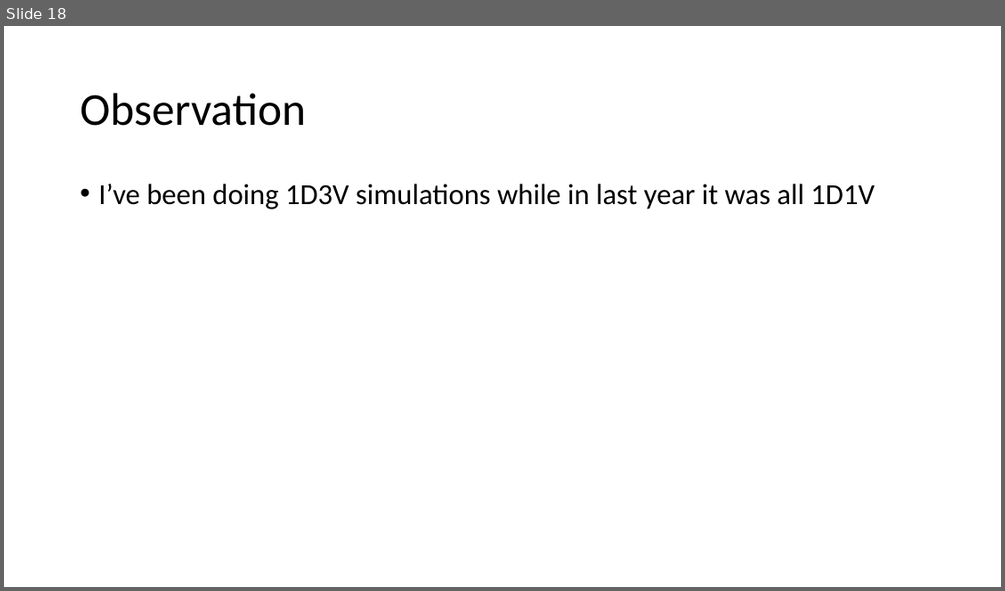
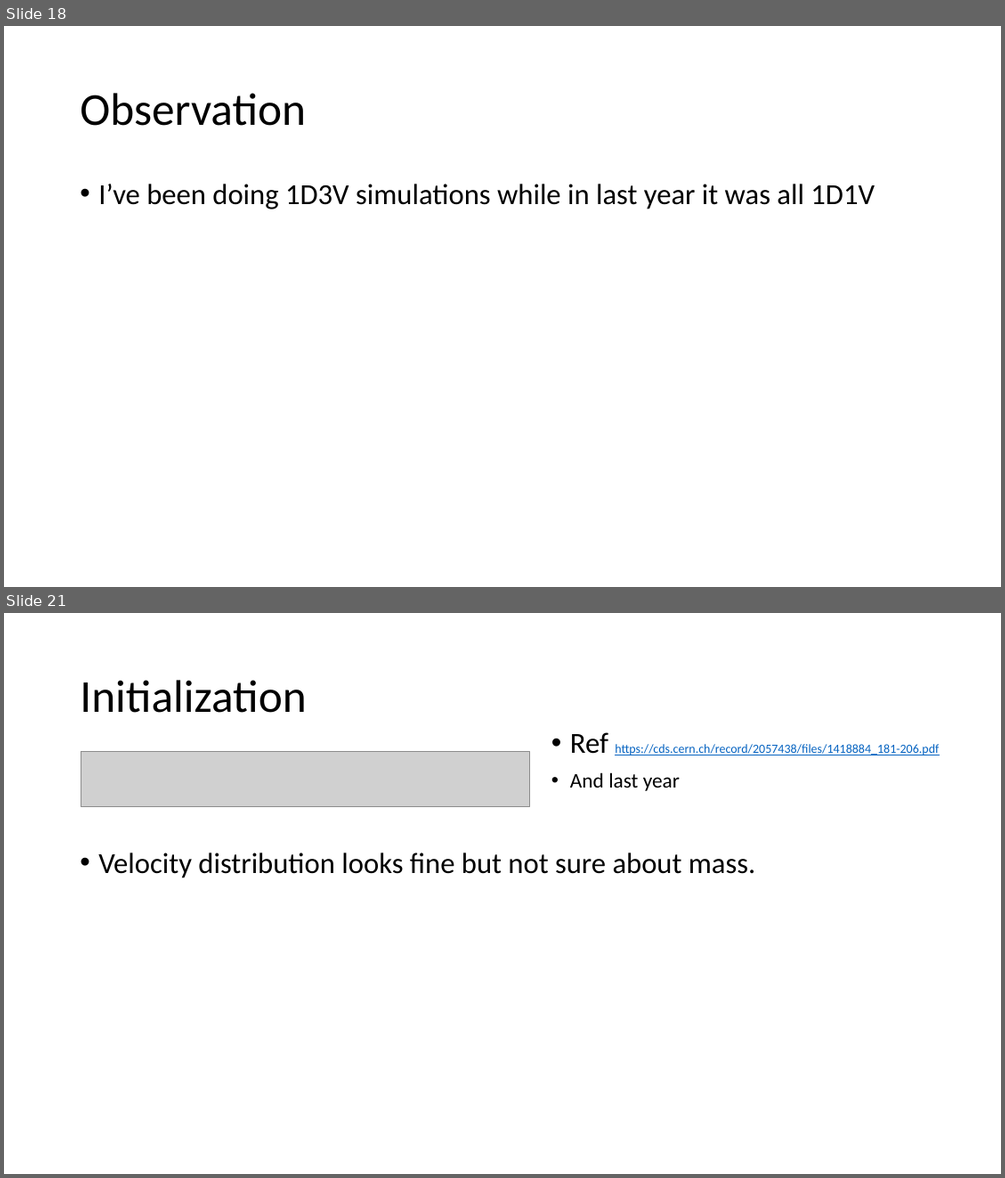
Before and after one commit to j0fri/FYP, a slide deck: MATLAB/Matlab implementation.pptx. Shown one above the other, each under a label of ours: slide 18 before the commit, slides 18 and 21 after it; the slides between them are not shown. The pictures are 1005x591 and 1005x1178 pixels, drawn with LibreOffice and Linux fonts; fonts in the diff are those of the drawing; grey boxes stand for pictures. Boxes give left, top, right and bottom in pixels: in the first picture for what was removed or moved away, otherwise in the second. Text is boxed around its words. In the diff, an @@ line names an element or a change of style, - is before the commit and + after.

```diff
--- a/MATLAB/Matlab implementation.pptx
+++ b/MATLAB/Matlab implementation.pptx
@@ slide 21 added at <box>4,613,1001,1174</box>, background #FFFFFF @@
@@ title added at <box>80,680,306,713</box>, 44 pt, text #000000 @@
+Initialization
@@ text added at <box>570,732,938,791</box>, 12 pt, text #0563C1, underline @@
+• Ref https://cds.cern.ch/record/2057438/files/1418884_181-206.pdf
+• And last year
@@ picture added at <box>81,751,529,807</box> @@
@@ text added at <box>98,852,755,878</box>, 28 pt, text #000000 @@
+• Velocity distribution looks fine but not sure about mass.
```
Also in this commit, not shown: 6 other slides added, 2 other files.
